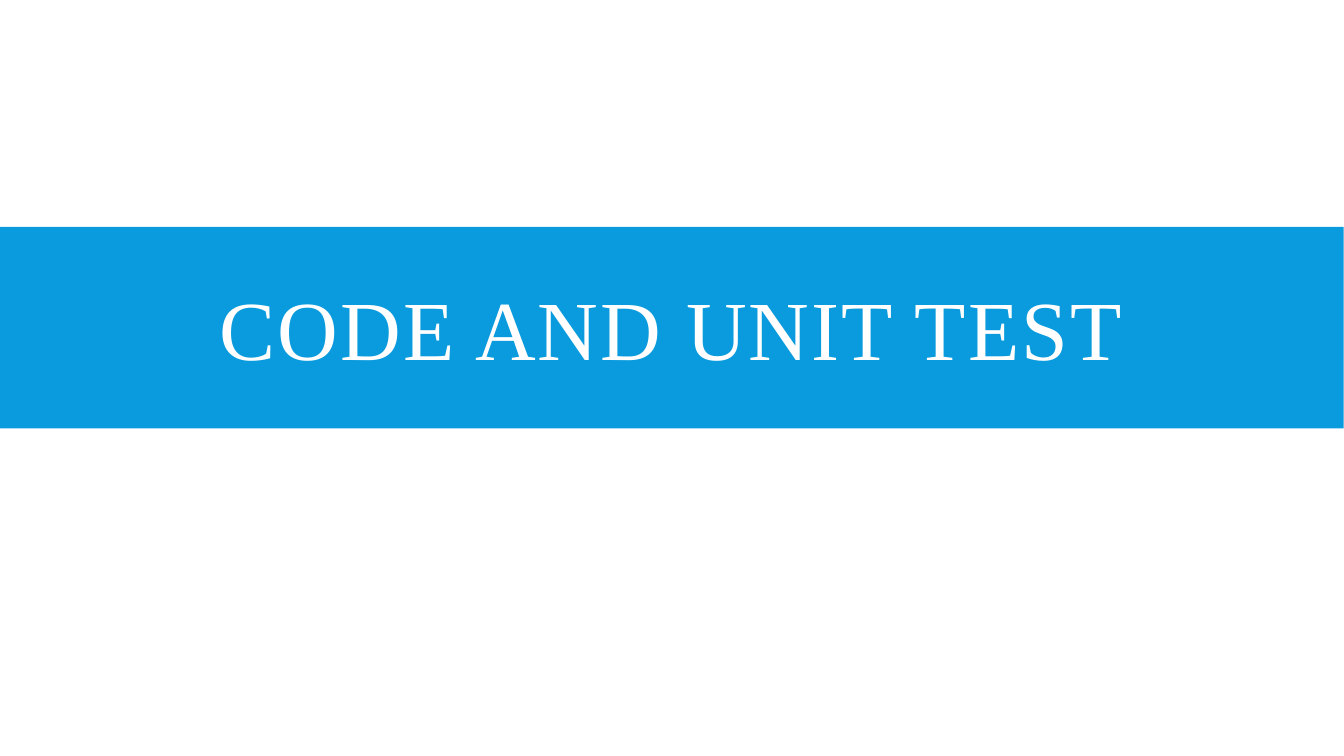
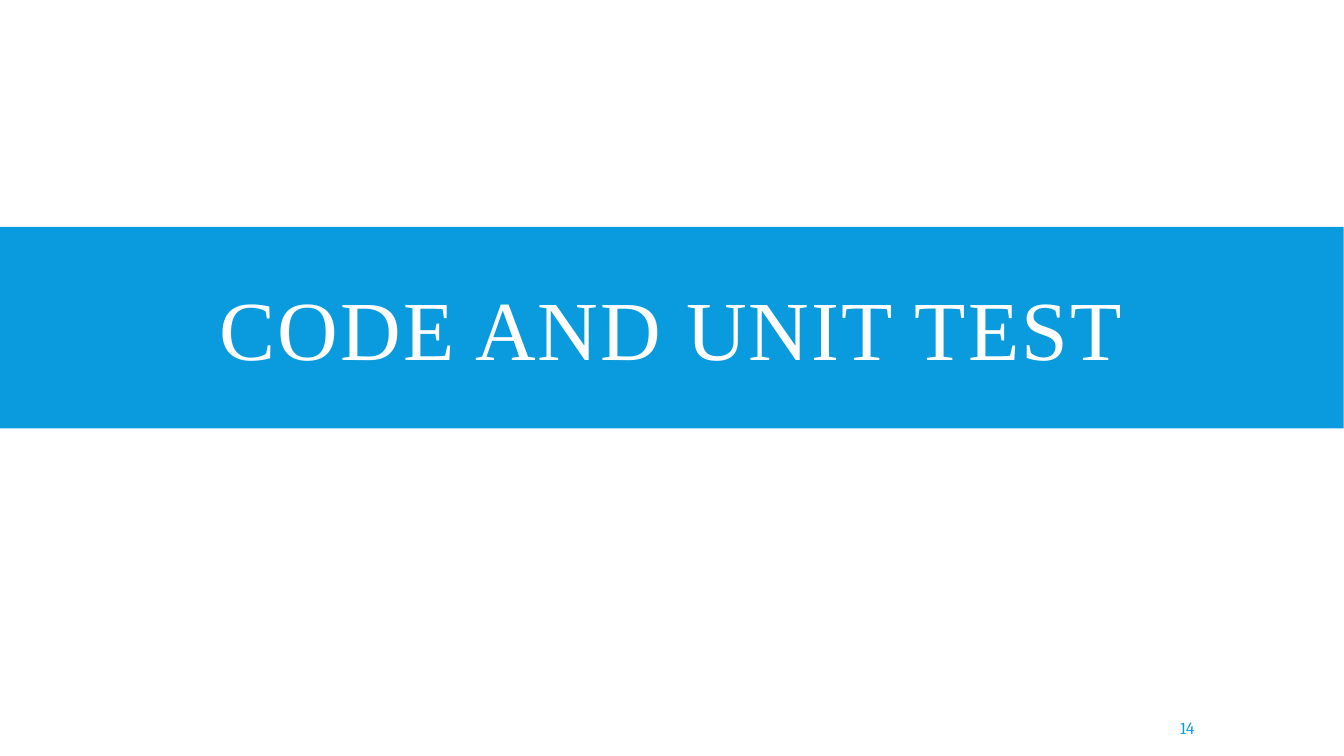
Before and after one commit to MickPlaYer/SeriesManagementSystem, a slide deck: slide 14 of Document/midterm_review.pptx. Drawn at 1344x756 pixels with LibreOffice and Linux fonts; fonts in the diff are those of the drawing. Boxes give left, top, right and bottom in pixels: in the first picture for what was removed or moved away, otherwise in the second. Text is boxed around its words. In the diff, an @@ line names an element or a change of style, - is before the commit and + after.

```diff
--- a/Document/midterm_review.pptx
+++ b/Document/midterm_review.pptx
@@ page number added at (1180,722,1194,734), 12 pt, text #099BDD @@
+14
```
Also in this commit, not shown: 14 other slides changed.
